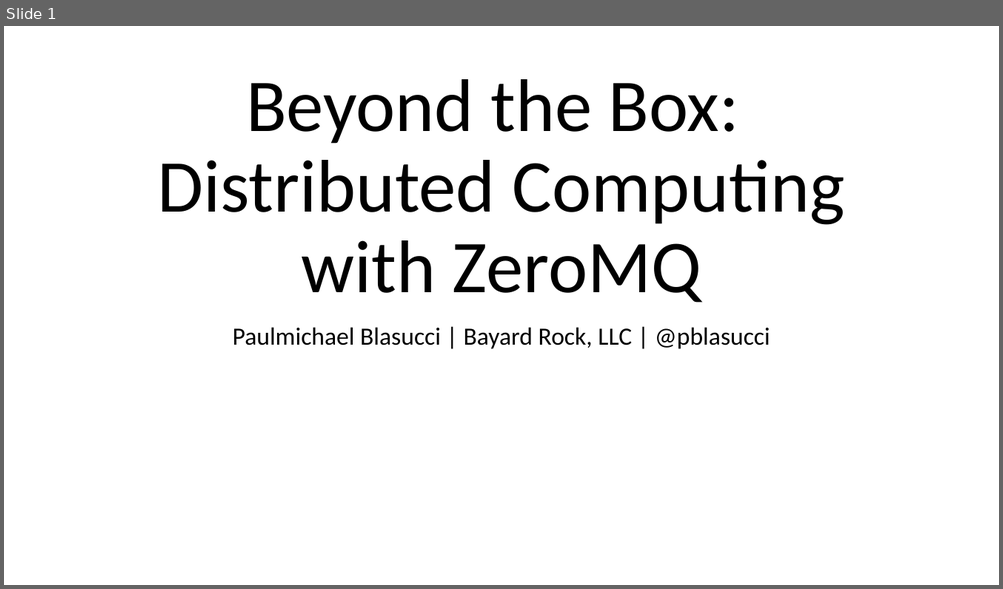
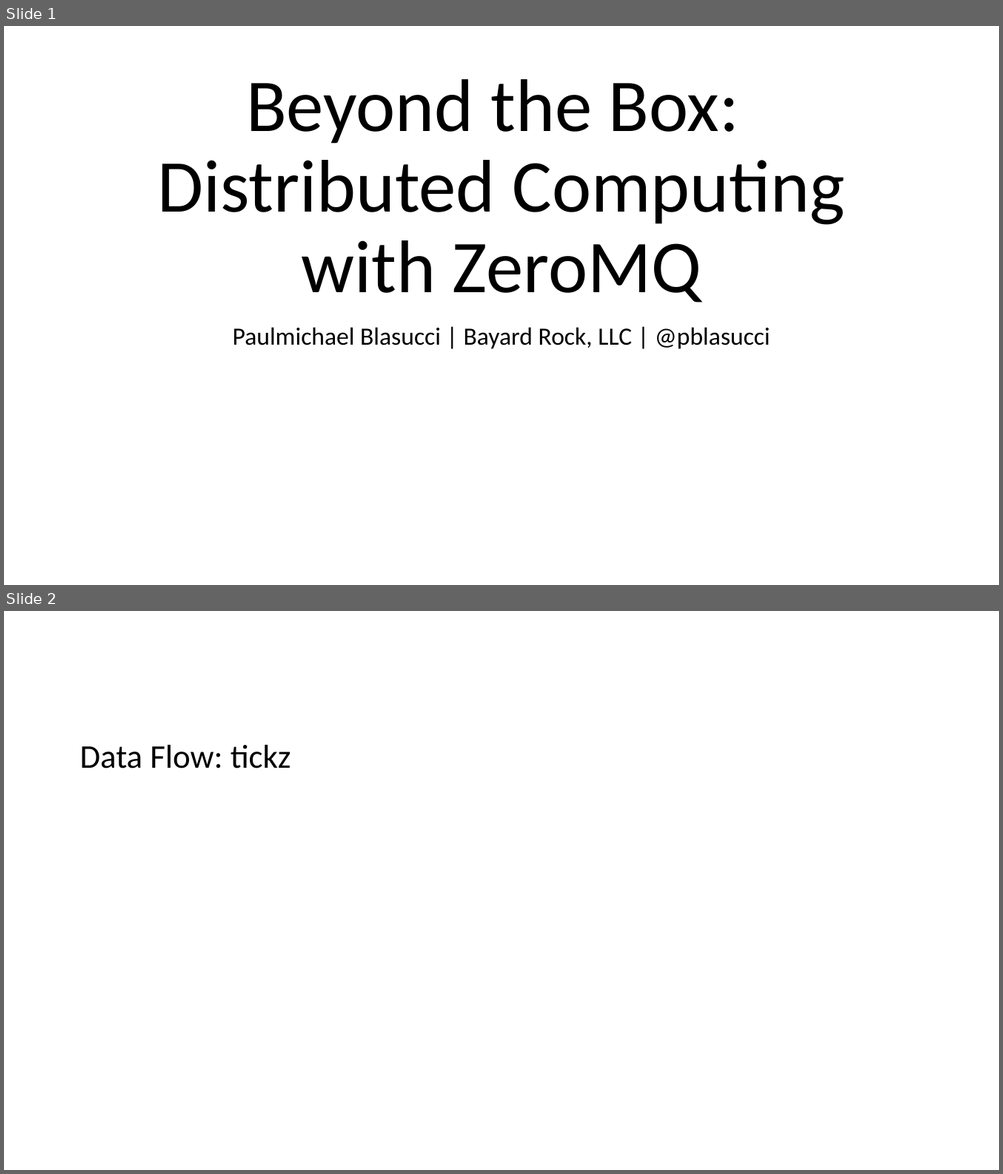
Before and after one commit to pblasucci/BeyondTheBox, a slide deck: BeyondTheBox.pptx. Shown one above the other, each under a label of ours: slide 1 before the commit, slides 1 and 2 after it. The pictures are 1003x589 and 1003x1174 pixels, drawn with LibreOffice and Linux fonts; fonts in the diff are those of the drawing. Boxes give left, top, right and bottom in pixels: in the first picture for what was removed or moved away, otherwise in the second. Text is boxed around its words. In the diff, an @@ line names an element or a change of style, - is before the commit and + after.

```diff
--- a/BeyondTheBox.pptx
+++ b/BeyondTheBox.pptx
@@ slide 2 added at bbox=[4, 611, 999, 1170], background #FFFFFF @@
@@ title added at bbox=[80, 745, 291, 769], 32 pt, text #000000 @@
+Data Flow: tickz
```
Also in this commit, not shown: 3 other slides added, 51 other files.
